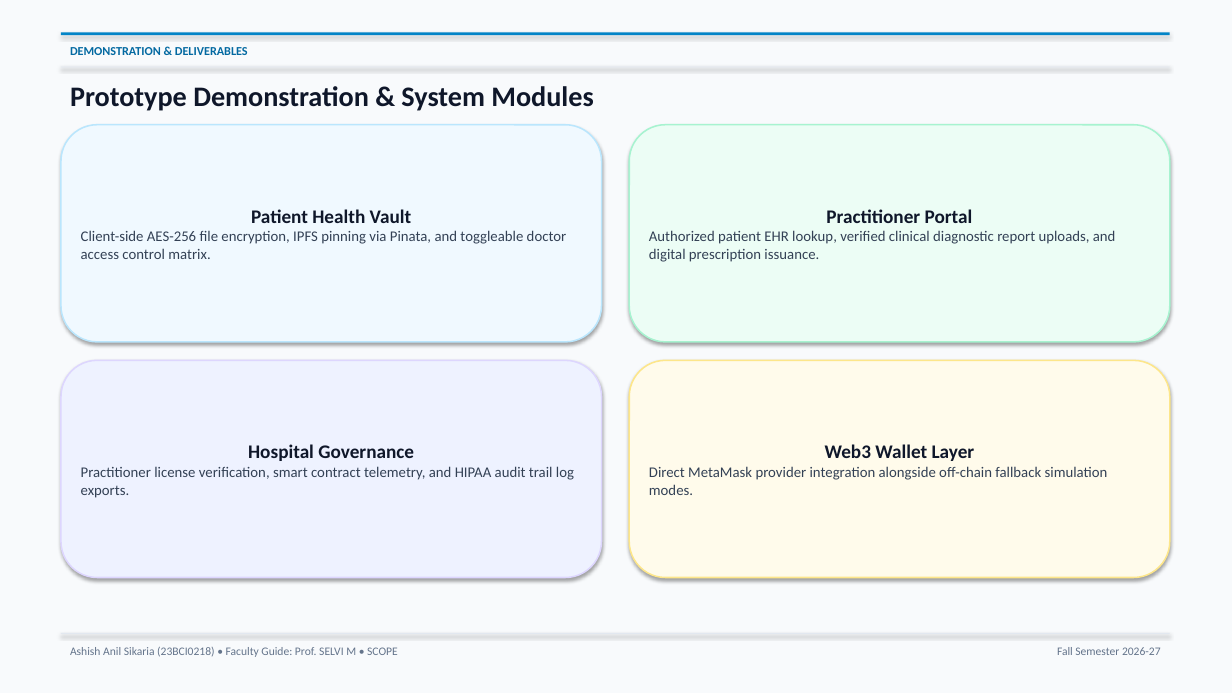
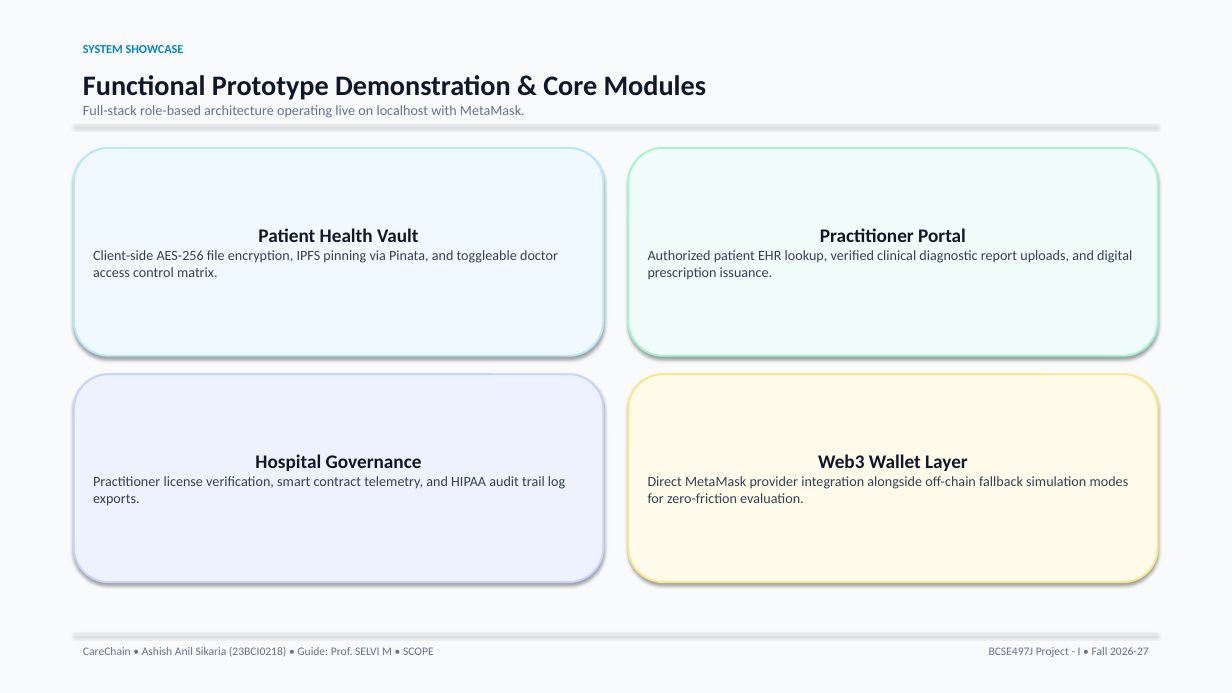
Before and after one commit to ashishanilsikaria/CareChain, a slide deck: slide 9 of docs/presentation/CareChain_Presentation.pptx. Drawn at 1232x693 pixels with LibreOffice and Linux fonts; fonts in the diff are those of the drawing. Boxes give left, top, right and bottom in pixels: in the first picture for what was removed or moved away, otherwise in the second. Text is boxed around its words. In the diff, an @@ line names an element or a change of style, - is before the commit and + after.

Commit message:
refactor(presentation): redesign deck to executive McKinsey/Apple healthtech standard with authentic UN SDG branding

```diff
--- a/docs/presentation/CareChain_Presentation.pptx
+++ b/docs/presentation/CareChain_Presentation.pptx
@@ text removed at box(70, 47, 248, 55) @@
-DEMONSTRATION & DELIVERABLES
@@ text "SYSTEM SHOWCASE": place and size @@
-text "SYSTEM SHOWCASE" at box(61, 32, 1170, 35)
+text "SYSTEM SHOWCASE" at box(83, 45, 184, 53)
@@ text "SYSTEM SHOWCASE" at box(83, 45, 184, 53): fill #0284C7 to none; shadow off @@
@@ text at box(83, 45, 184, 53): text added @@
+SYSTEM SHOWCASE
@@ text at box(83, 75, 706, 118): text changed; size 22 to 11 pt; text colour #0F172A to #64748B; bold off @@
-Prototype Demonstration & System Modules
+Functional Prototype Demonstration & Core Modules
+Full-stack role-based architecture operating live on localhost with MetaMask.
@@ rectangle: place and size @@
-rectangle at box(61, 67, 1170, 67)
+rectangle at box(74, 125, 1158, 126)
@@ rounded rectangle "Patient Health Vault": place and size @@
-rounded rectangle "Patient Health Vault" at box(61, 125, 602, 342)
+rounded rectangle "Patient Health Vault" at box(74, 148, 604, 356)
@@ rounded rectangle "Patient Health Vault" at box(74, 148, 604, 356): outline #BAE6FD 1.2 pt to #BAE6FD 1.5 pt @@
@@ rounded rectangle "Practitioner Portal": place and size @@
-rounded rectangle "Practitioner Portal" at box(629, 125, 1170, 342)
+rounded rectangle "Practitioner Portal" at box(628, 148, 1158, 356)
@@ rounded rectangle "Practitioner Portal" at box(628, 148, 1158, 356): fill #ECFDF5 to #F0FDFA; outline #A7F3D0 1.2 pt to #A7F3D0 1.5 pt @@
@@ text in rounded rectangle at box(93, 250, 558, 277): size 11.5 to 11 pt in "Client-side AES-256 file encryption, IPFS pinning via ..." @@
@@ text in rounded rectangle at box(648, 250, 1132, 279): size 11.5 to 11 pt in "Authorized patient EHR lookup, verified clinical diagnostic ..." @@
@@ rounded rectangle "Hospital Governance": place and size @@
-rounded rectangle "Hospital Governance" at box(61, 360, 602, 578)
+rounded rectangle "Hospital Governance" at box(74, 374, 604, 582)
@@ rounded rectangle "Hospital Governance" at box(74, 374, 604, 582): outline #DDD6FE 1.2 pt to #C7D2FE 1.5 pt @@
@@ rounded rectangle "Web3 Wallet Layer": place and size @@
-rounded rectangle "Web3 Wallet Layer" at box(629, 360, 1170, 578)
+rounded rectangle "Web3 Wallet Layer" at box(628, 374, 1158, 582)
@@ rounded rectangle "Web3 Wallet Layer" at box(628, 374, 1158, 582): outline #FDE68A 1.2 pt to #FDE68A 1.5 pt @@
@@ text in rounded rectangle at box(93, 476, 565, 506): size 11.5 to 11 pt in "Practitioner license verification, smart contract telemetry, ..." @@
@@ text in rounded rectangle at box(648, 476, 1129, 503): text changed; size 11.5 to 11 pt @@
-Direct MetaMask provider integration alongside off-chain fallback simulation modes.
+Direct MetaMask provider integration alongside off-chain fallback simulation modes for zero-friction evaluation.
@@ rectangle: place and size @@
-rectangle at box(61, 633, 1170, 634)
+rectangle at box(74, 633, 1158, 634)
@@ text at box(83, 647, 434, 657): text changed @@
-Ashish Anil Sikaria (23BCI0218) • Faculty Guide: Prof. SELVI M • SCOPE
+CareChain • Ashish Anil Sikaria (23BCI0218) • Guide: Prof. SELVI M • SCOPE
@@ text at box(989, 647, 1149, 657): text changed @@
-Fall Semester 2026-27
+BCSE497J Project - I • Fall 2026-27
```
Also in this commit, not shown: 9 other slides changed, 2 other files.
